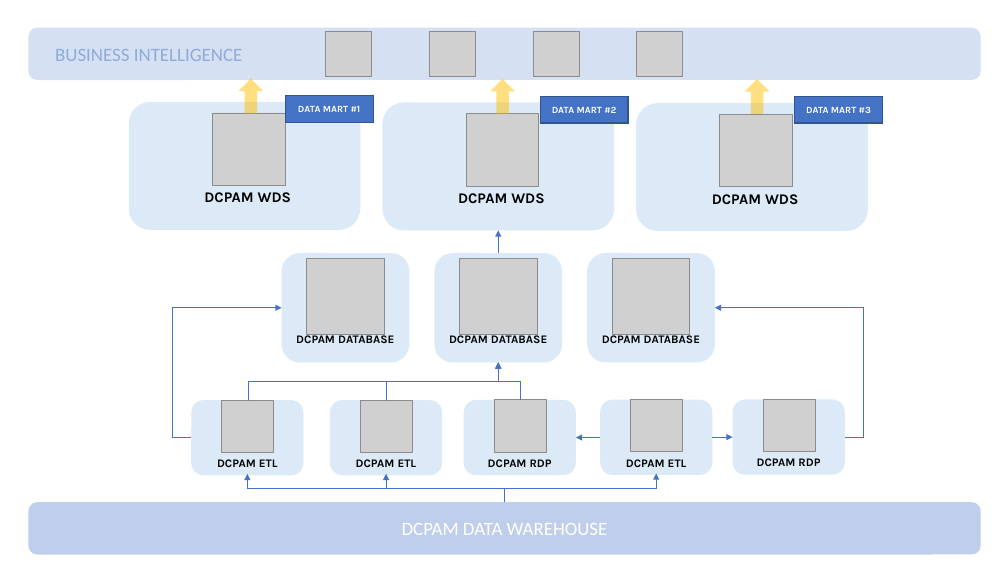
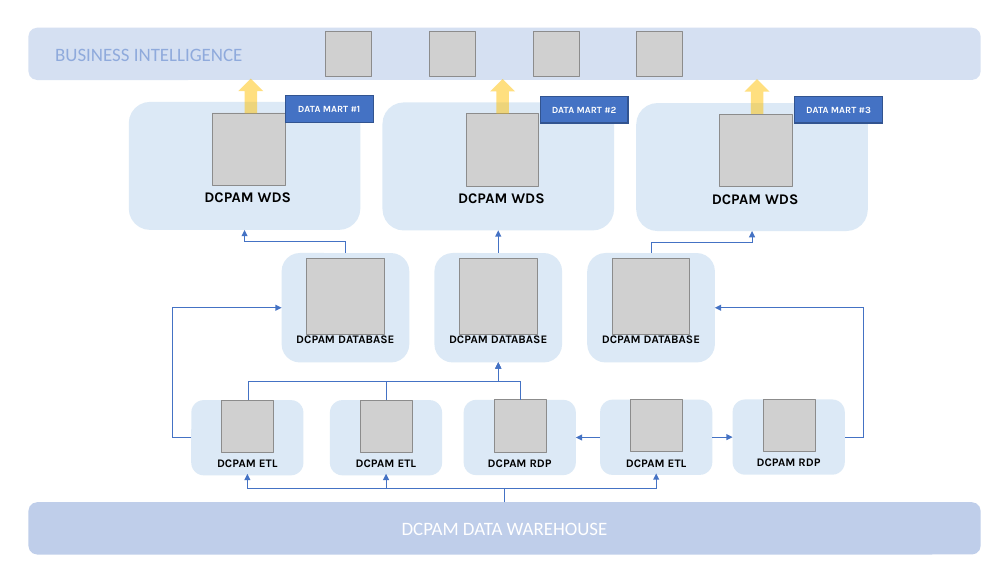
Before and after one commit to OrionExplorer/dcpam, a slide deck: slide 4 of docs/dwh.pptx. Drawn at 1008x567 pixels with LibreOffice and Linux fonts; fonts in the diff are those of the drawing; grey boxes stand for pictures. Boxes give left, top, right and bottom in pixels: in the first picture for what was removed or moved away, otherwise in the second. Text is boxed around its words. In the diff, an @@ line names an element or a change of style, - is before the commit and + after.

```diff
--- a/docs/dwh.pptx
+++ b/docs/dwh.pptx
@@ elbow arrow added from (346, 253) to (244, 230), #4472C4 0.5 pt @@
@@ elbow arrow added from (651, 253) to (752, 231), #4472C4 0.5 pt @@
```
Also in this commit, not shown: 1 other file.
